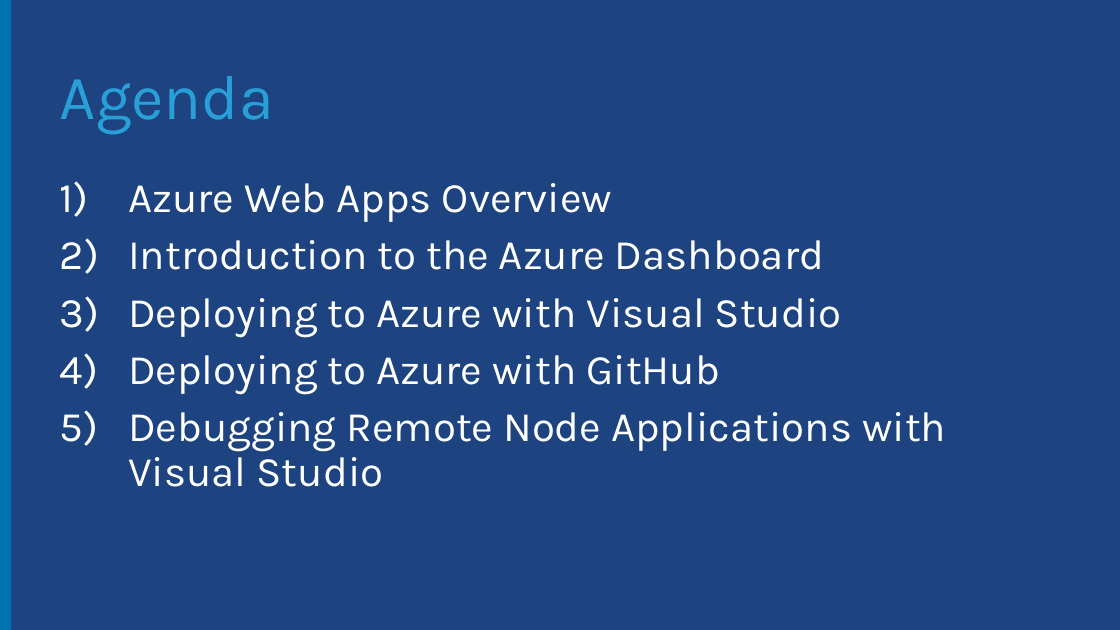
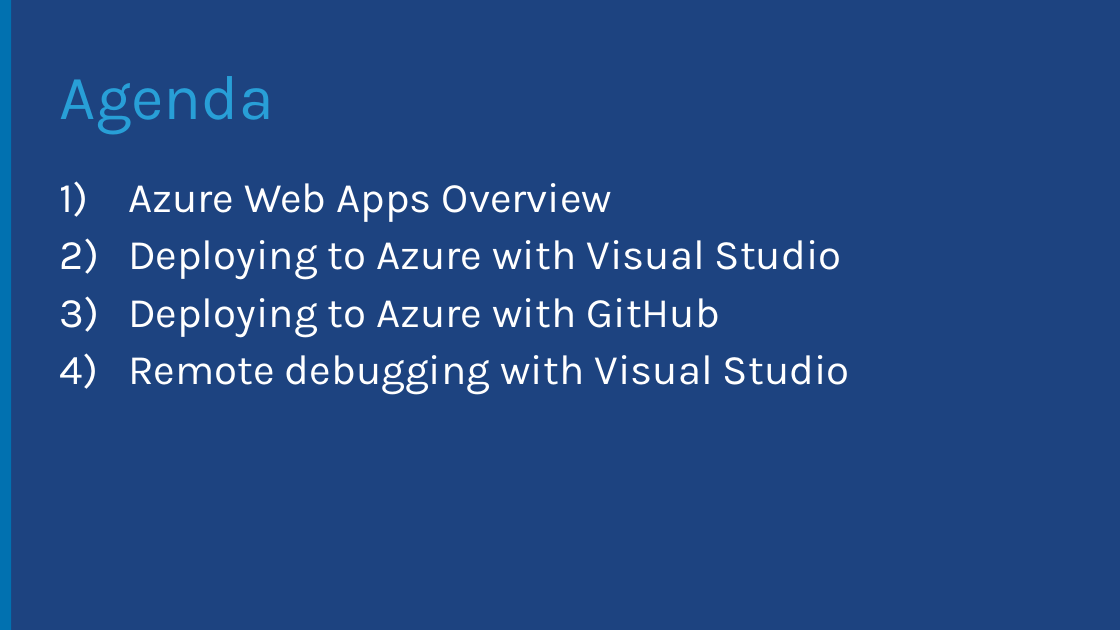
Before and after one commit to Microsoft-Web/NodeCamp, a slide deck: slide 2 of Presentation/AzureDeployAndDebug/AzureDeployAndDebug.pptx. Drawn at 1120x630 pixels with LibreOffice and Linux fonts; fonts in the diff are those of the drawing; background and template pictures are left out. Boxes give left, top, right and bottom in pixels: in the first picture for what was removed or moved away, otherwise in the second. Text is boxed around its words. In the diff, an @@ line names an element or a change of style, - is before the commit and + after.

Commit message:
Created AzureDeployAndDebug reveal.js presentation

```diff
--- a/Presentation/AzureDeployAndDebug/AzureDeployAndDebug.pptx
+++ b/Presentation/AzureDeployAndDebug/AzureDeployAndDebug.pptx
@@ text at [128,240,824,270]: paragraph removed @@
-2) Introduction to the Azure Dashboard
@@ text at [128,355,850,395]: text changed @@
-5) Debugging Remote Node Applications with Visual Studio
+4) Remote debugging with Visual Studio
```
Also in this commit, not shown: 5 other slides changed, 7 other files.
